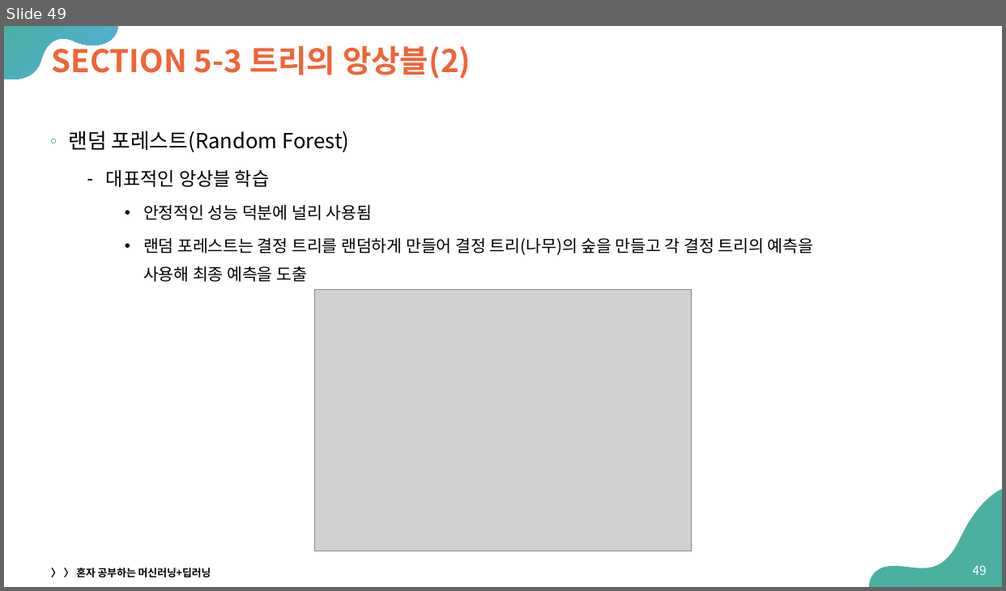
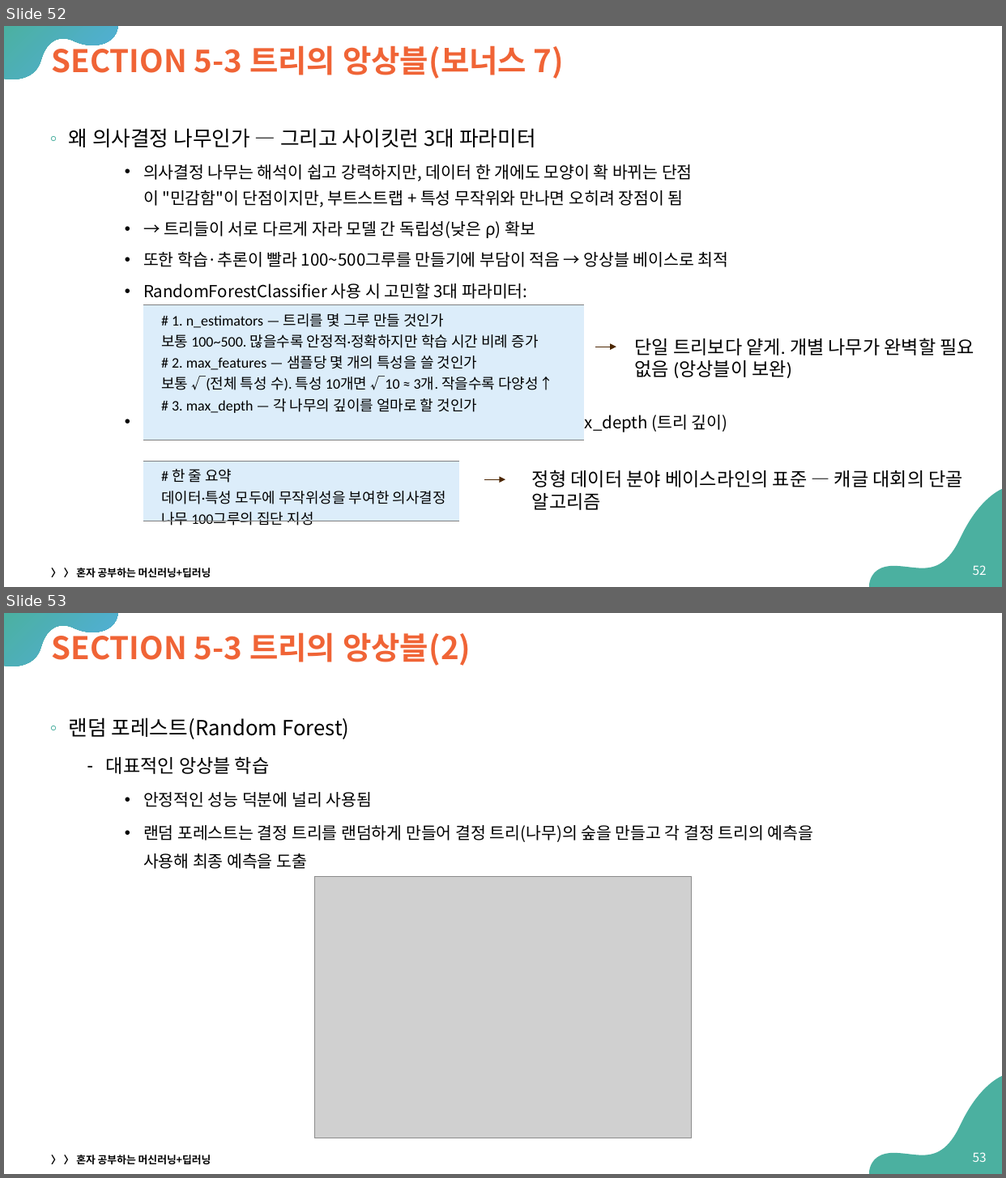
Before and after one commit to Sangdon-Park/Sangdon-Park.github.io, a slide deck: data/인공지능/05_트리_알고리즘.pptx. Shown one above the other, each under a label of ours: slide 49 before the commit, slides 52 and 53 after it. The pictures are 1006x591 and 1006x1178 pixels, drawn with LibreOffice and Linux fonts; fonts in the diff are those of the drawing; grey boxes stand for pictures. Boxes give left, top, right and bottom in pixels: in the first picture for what was removed or moved away, otherwise in the second. Text is boxed around its words. In the diff, an @@ line names an element or a change of style, - is before the commit and + after.

```diff
--- a/data/인공지능/05_트리_알고리즘.pptx
+++ b/data/인공지능/05_트리_알고리즘.pptx
@@ slide 52 added at <box>4,26,1002,587</box>, background #FFFFFF; not listed: 2 template elements that a slide beside it also shows @@
@@ title added at <box>51,41,564,79</box>, 30 pt, text #F06436, bold @@
+SECTION 5-3 트리의 앙상블(보너스 7)
@@ text added at <box>69,128,729,433</box>, 16 pt, text #000000 @@
+◦ 왜 의사결정 나무인가 — 그리고 사이킷런 3대 파라미터
+    • 의사결정 나무는 해석이 쉽고 강력하지만, 데이터 한 개에도 모양이 확 바뀌는 단점
+      이 "민감함"이 단점이지만, 부트스트랩 + 특성 무작위와 만나면 오히려 장점이 됨
+    • → 트리들이 서로 다르게 자라 모델 간 독립성(낮은 ρ) 확보
+    • 또한 학습·추론이 빨라 100~500그루를 만들기에 부담이 적음 → 앙상블 베이스로 최적
+    • RandomForestClassifier 사용 시 고민할 3대 파라미터:
+    • n_estimators (트리 개수), max_features (샘플당 특성 수), max_depth (트리 깊이)
@@ table added at <box>143,305,584,551</box>, 1 rows, 1 columns @@
+# 1. n_estimators — 트리를 몇 그루 만들 것인가 / 보통 100~500. 많을수록 안정적·정확하지만 학습 시간 비례 증가 / # 2. max_features — 샘플당 몇 개의 특성을 쓸 것인가 / 보통 √(전체 특성 수). 특성 10개면 √10 ≈ 3개. 작을수록 다양성↑ / # 3. max_depth — 각 나무의 깊이를 얼마로 할 것인가
@@ text added at <box>635,338,975,378</box>, 18 pt, text #000000 @@
+단일 트리보다 얕게. 개별 나무가 완벽할 필요 없음 (앙상블이 보완)
@@ arrow added from (595, 347) to (616, 347), #4D2702 0.75 pt @@
@@ table added at <box>143,462,459,587</box>, 1 rows, 1 columns @@
+# 한 줄 요약 / 데이터·특성 모두에 무작위성을 부여한 의사결정 나무 100그루의 집단 지성
@@ arrow added from (484, 480) to (505, 480), #4D2702 0.75 pt @@
@@ text added at <box>532,470,964,510</box>, 18 pt, text #000000 @@
+정형 데이터 분야 베이스라인의 표준 — 캐글 대회의 단골 알고리즘
@@ text added at <box>51,568,211,578</box>, 10 pt, text #000000, bold @@
+〉 〉 혼자 공부하는 머신러닝+딥러닝
@@ page number added at <box>973,565,987,575</box>, 12 pt, text #FFFFFF @@
+52
@@ what was slide 49 is now slide 53 @@
@@ page number at <box>973,1152,987,1162</box>: text changed @@
-49
+53
```
Also in this commit, not shown: 11 other slides added, 1 other file.
